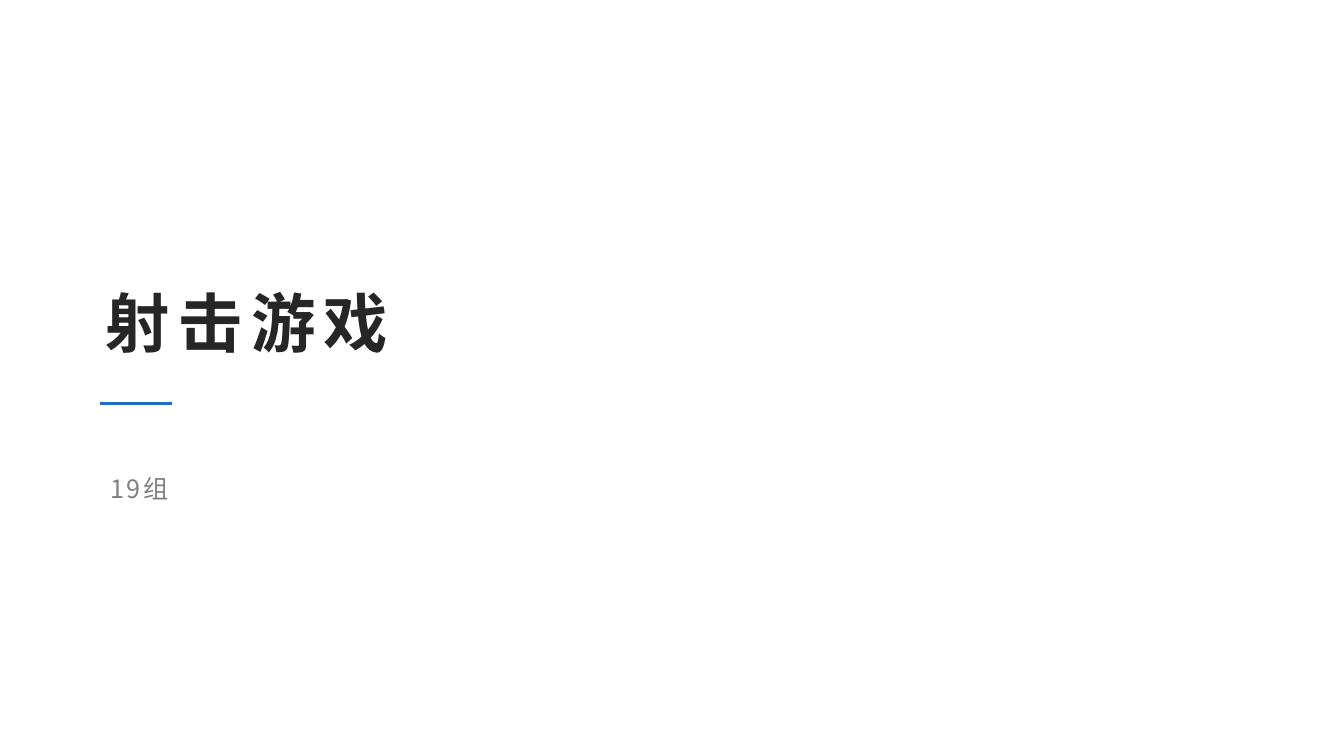
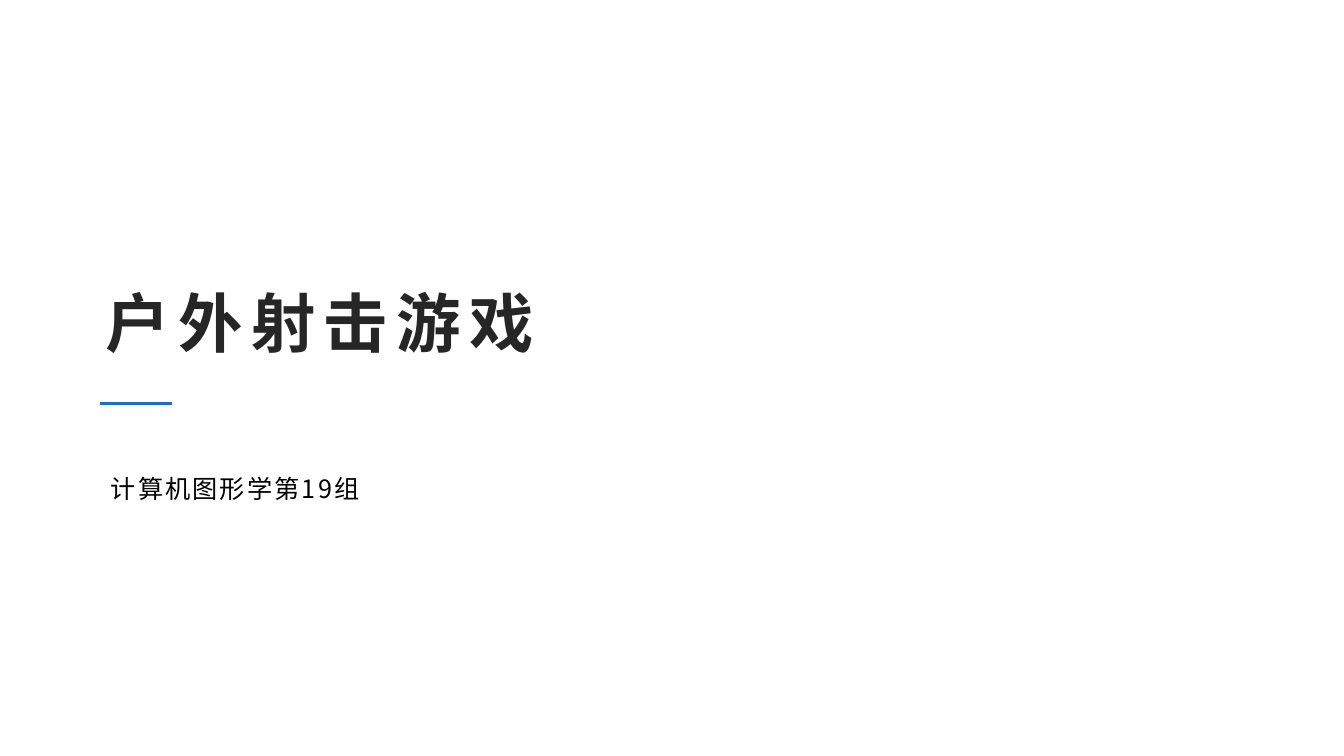
Before and after one commit to computer-graphic-2019/Group19, a slide deck: slide 1 of CG_final.pptx. Drawn at 1344x756 pixels with LibreOffice and Linux fonts; fonts in the diff are those of the drawing; background and template pictures are left out. Boxes give left, top, right and bottom in pixels: in the first picture for what was removed or moved away, otherwise in the second. Text is boxed around its words. In the diff, an @@ line names an element or a change of style, - is before the commit and + after.

```diff
--- a/CG_final.pptx
+++ b/CG_final.pptx
@@ title at [106,292,534,353]: text changed @@
-射击游戏
+户外射击游戏
@@ text at [111,476,360,500]: text changed; text colour #808080 to #000000 @@
-19组
+计算机图形学第19组
```
Also in this commit, not shown: 10 other slides changed, 10 slides added, 3 slides removed.
